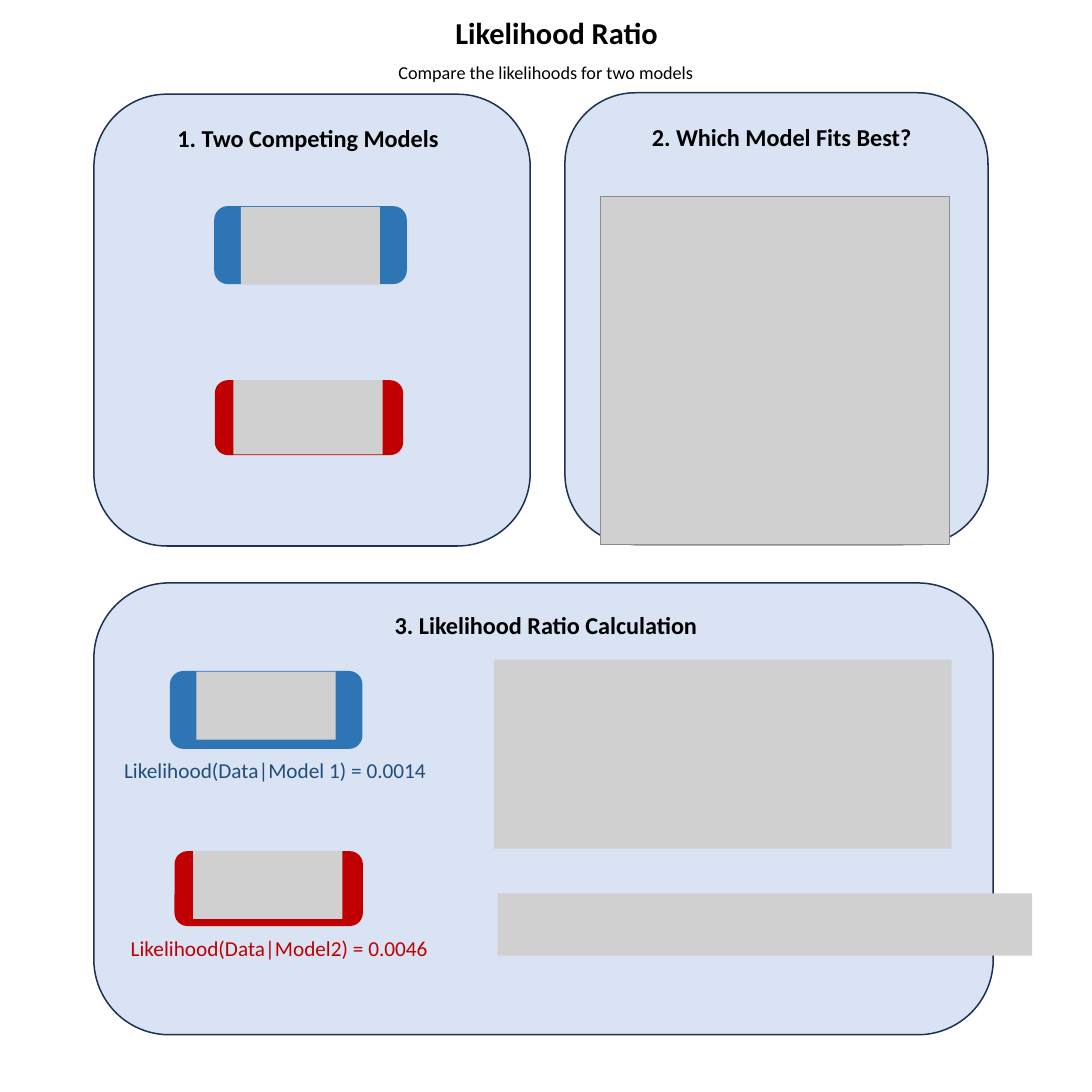
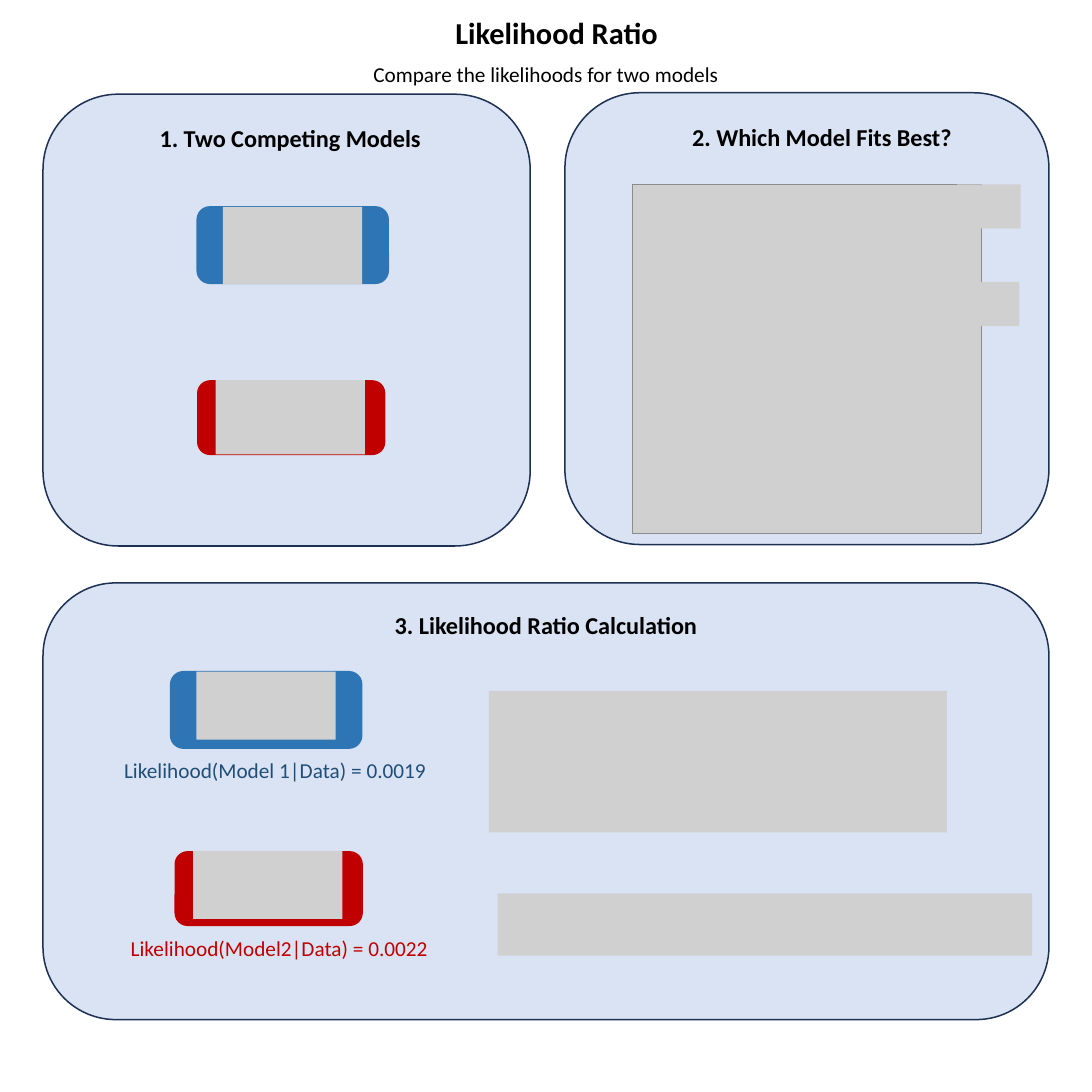
Before and after one commit to StatFunGen/statgen-prerequisites, a slide deck: slide 21 of graphical_summary/slides.pptx. Drawn at 1092x1092 pixels with LibreOffice and Linux fonts; fonts in the diff are those of the drawing; grey boxes stand for pictures. Boxes give left, top, right and bottom in pixels: in the first picture for what was removed or moved away, otherwise in the second. Text is boxed around its words. In the diff, an @@ line names an element or a change of style, - is before the commit and + after.

Commit message:
fix up to likelihood sections

```diff
--- a/graphical_summary/slides.pptx
+++ b/graphical_summary/slides.pptx
@@ text "Compare the likelihoods for two ..." at (373, 67, 718, 86): size 12 to 14 pt @@
@@ rounded rectangle: place and size @@
-rounded rectangle at (94, 94, 531, 546)
+rounded rectangle at (43, 94, 530, 546)
@@ text "2. Which Model Fits Best?": place and size @@
-text "2. Which Model Fits Best?" at (652, 129, 912, 146)
+text "2. Which Model Fits Best?" at (692, 129, 952, 146)
@@ rounded rectangle: place and size @@
-rounded rectangle at (565, 93, 987, 545)
+rounded rectangle at (565, 93, 1048, 545)
@@ 2 rounded rectangles, 1 text, 1 picture: place and size @@
-2 rounded rectangles, 1 text, 1 picture at (177, 130, 439, 454)
+2 rounded rectangles, 1 text, 1 picture at (160, 130, 421, 454)
@@ picture: place and size @@
-picture at (601, 197, 949, 545)
+picture at (632, 185, 981, 533)
@@ picture added at (957, 185, 1020, 228) @@
@@ picture added at (957, 282, 1020, 325) @@
@@ picture: place and size @@
-picture at (234, 380, 383, 454)
+picture at (215, 380, 365, 454)
@@ rounded rectangle: place and size @@
-rounded rectangle at (94, 583, 994, 1035)
+rounded rectangle at (43, 583, 1048, 1020)
@@ picture: place and size @@
-picture at (494, 660, 951, 848)
+picture at (489, 691, 947, 833)
@@ text at (124, 762, 426, 782): text changed @@
-Likelihood(Data|Model 1) = 0.0014
+Likelihood(Model 1|Data) = 0.0019
@@ text at (131, 940, 427, 960): text changed @@
-Likelihood(Data|Model2) = 0.0046
+Likelihood(Model2|Data) = 0.0022
```
Also in this commit, not shown: 3 other slides changed, 22 other files.
